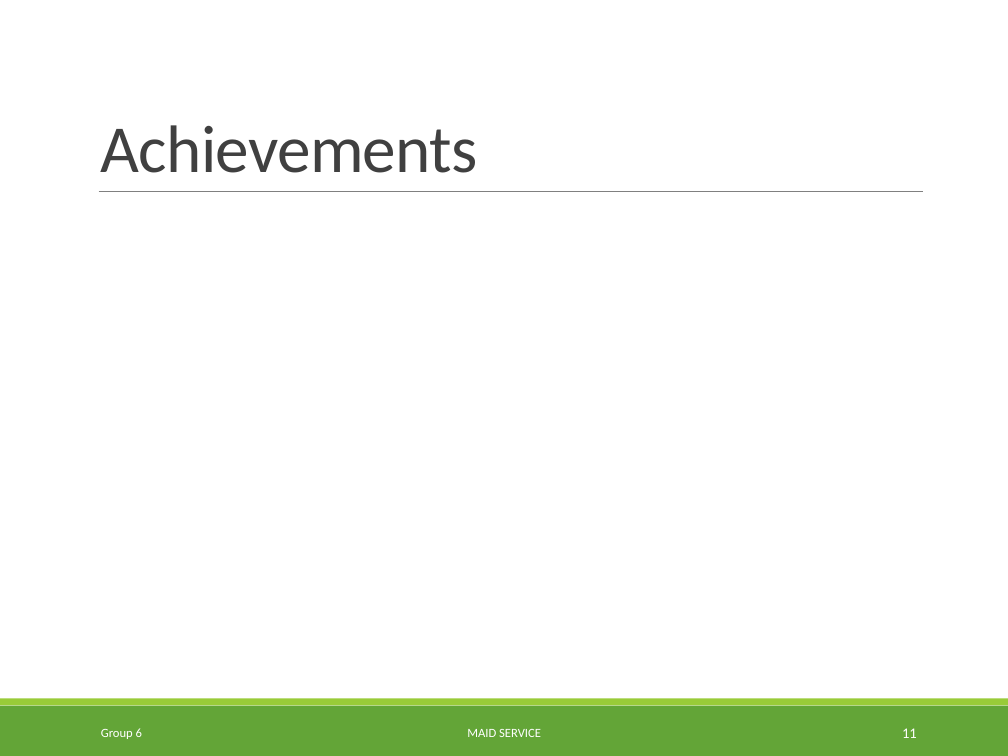
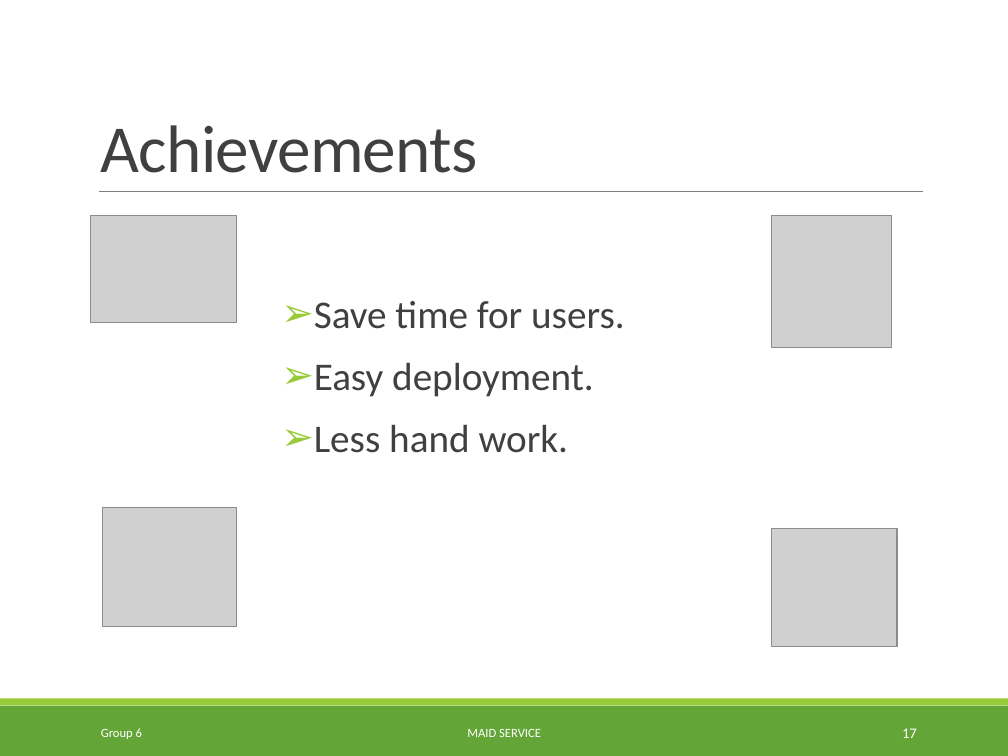
Before and after one commit to TuanBT/ms-website, a slide deck: slide 17 of 06.Personal Archives/02.TuyenMQ/MS_Slide.pptx (slide 11 before the commit). Drawn at 1008x756 pixels with LibreOffice and Linux fonts; fonts in the diff are those of the drawing; grey boxes stand for pictures. Boxes give left, top, right and bottom in pixels: in the first picture for what was removed or moved away, otherwise in the second. Text is boxed around its words. In the diff, an @@ line names an element or a change of style, - is before the commit and + after.

```diff
--- a/06.Personal Archives/02.TuyenMQ/MS_Slide.pptx
+++ b/06.Personal Archives/02.TuyenMQ/MS_Slide.pptx
@@ picture added at [91, 216, 236, 323] @@
@@ picture added at [772, 216, 892, 348] @@
@@ text added at [314, 301, 625, 453], 28 pt, text #404040 @@
+➢ Save time for users.
+➢ Easy deployment.
+➢ Less hand work.
@@ picture added at [102, 508, 236, 627] @@
@@ picture added at [772, 529, 897, 647] @@
@@ page number at [902, 728, 917, 738]: text changed @@
-11
+17
```
Also in this commit, not shown: 10 other slides changed, 9 slides added, 2 slides removed.
